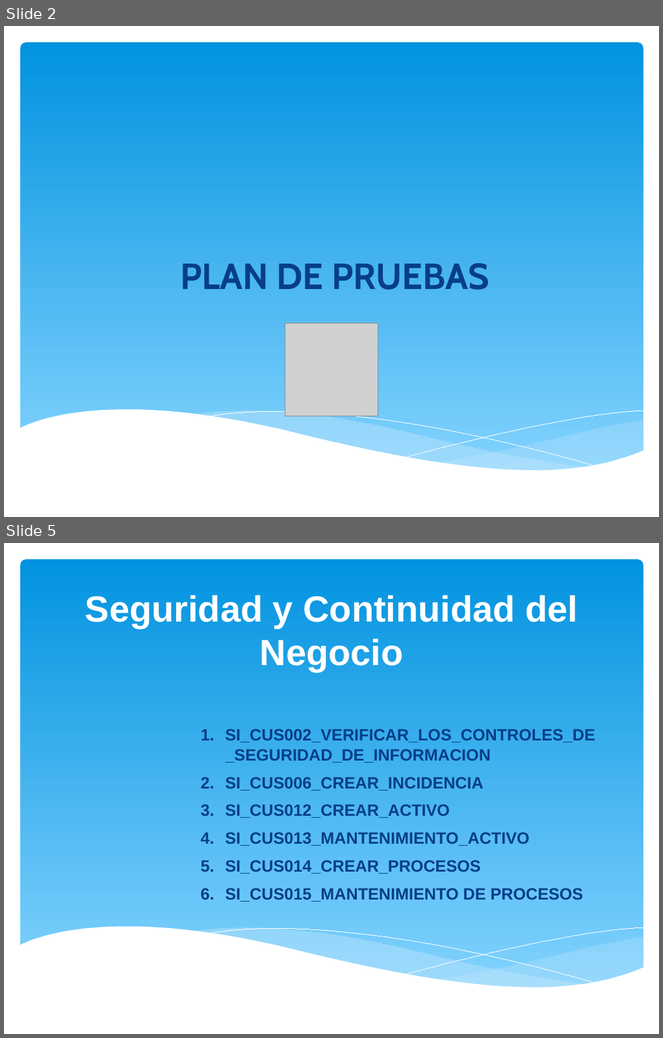
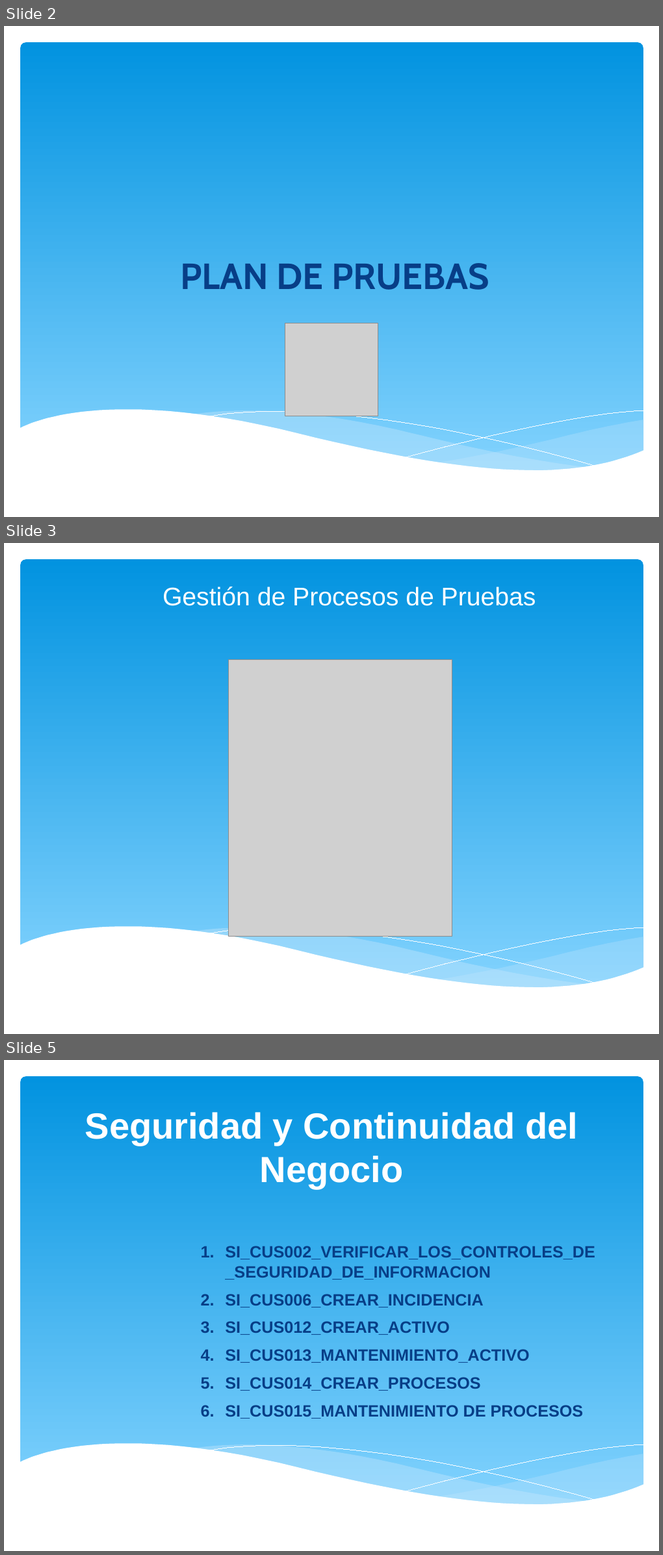
Before and after one commit to orlysemperfi/tp3-contratos-clientes, a slide deck: ITERACION 5/SUB ITERACION 5/PPT TP3 PRES05.pptx. Shown one above the other, each under a label of ours: slides 2 and 5 before the commit, slides 2, 3 and 5 after it; the slides between them are not shown. The pictures are 663x1038 and 663x1555 pixels, drawn with LibreOffice and Linux fonts; fonts in the diff are those of the drawing; grey boxes stand for pictures. Boxes give left, top, right and bottom in pixels: in the first picture for what was removed or moved away, otherwise in the second. Text is boxed around its words. In the diff, an @@ line names an element or a change of style, - is before the commit and + after.

```diff
--- a/ITERACION 5/SUB ITERACION 5/PPT TP3 PRES05.pptx
+++ b/ITERACION 5/SUB ITERACION 5/PPT TP3 PRES05.pptx
@@ slide 3 added at (x1=4, y1=543, x2=659, y2=1034), background #FFFFFF; not listed: 6 template elements that a slide beside it also shows @@
@@ text added at (x1=163, y1=587, x2=536, y2=606), 28 pt, text #FFFFFF @@
+Gestión de Procesos de Pruebas
@@ picture added at (x1=229, y1=659, x2=452, y2=937) @@
```
Also in this commit, not shown: 1 slide changed, 1 slide removed.
